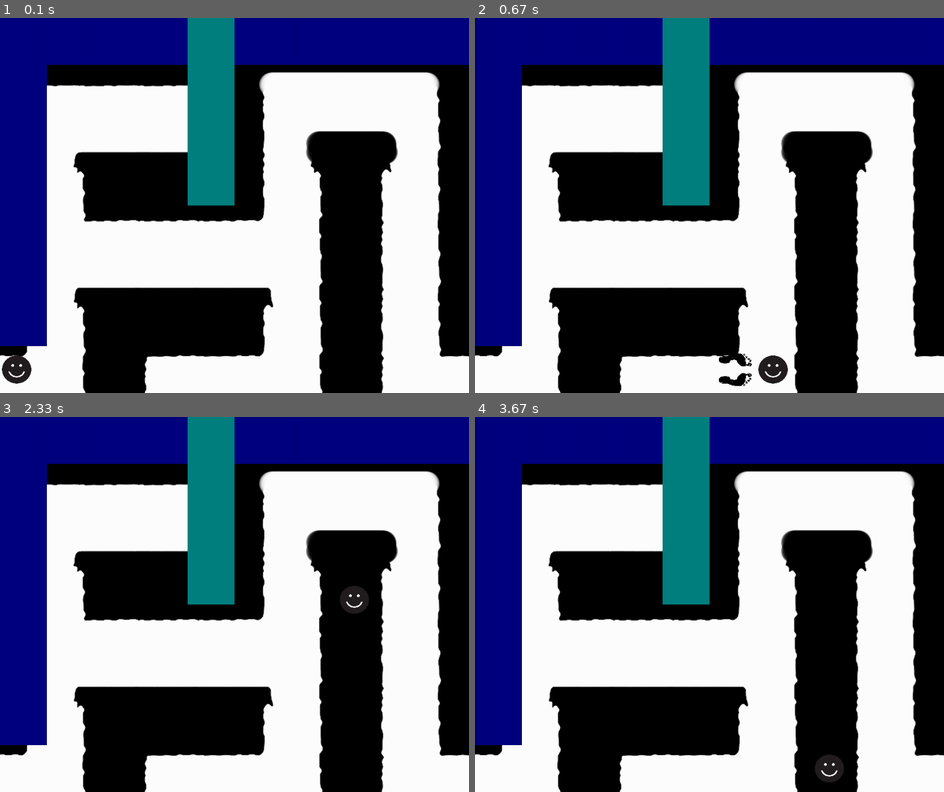
Above: before the commit, frames 1-4 (two rows, left to right).
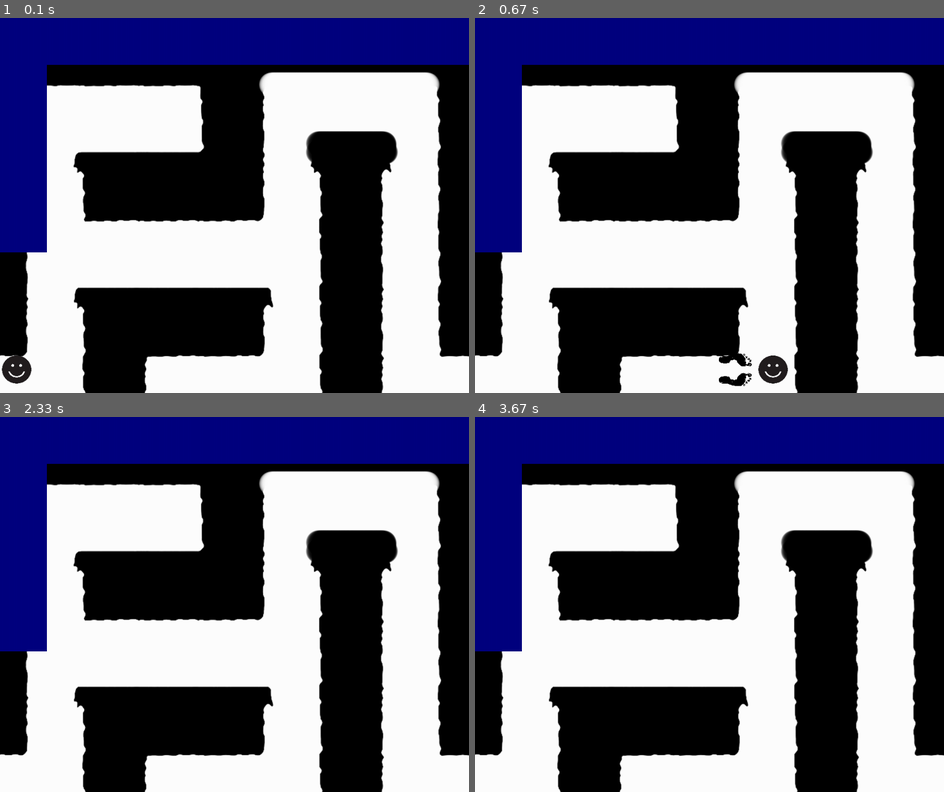
Above: after the commit, the same moments.

Repository: Davidmarmit/PyGame_Ex3
Game: pygame game, started from main.py
Two runs of this game, one before a commit and one after it. Both use one fixed random seed, a clock stepped at 60 frames per second and the inputs below.
Inputs:
- Up to frame 1 (0.1 s): no input
- Up to frame 2 (0.67 s): hold Right from 0.33 s (still down)
- Up to frame 3 (2.33 s): release Right at 0.8 s; hold Up 0.83-1.13 s; hold Right 1.17-1.63 s; hold Left 1.67-2.2 s; hold Down from 2.23 s (still down)
- Up to frame 4 (3.67 s): release Down at 2.53 s

The runs differ from the first frame. In frame 1, 7.5% of the frame differs, in the area x 0-50%, y 0-88%; in frame 2, 7.5%; in frame 3, 7.9%; in frame 4, 7.9%, in the area x 0-79%, y 0-98%.

Commit message:
IQA 01/03: errorCollide

Diff:
--- a/Obstacle.py
+++ b/Obstacle.py
@@ -2,9 +2,11 @@
 
 
 class Obstacle(pygame.sprite.Sprite):
-    def __init__(self, screen):
+    def __init__(self, screen, size_x, size_y):
         super().__init__()
+        self.wall = pygame.Surface((size_x, size_y))
+        self.wall.fill((0, 0, 128))
         self.screen = screen
-        self.rect = pygame.draw.rect(screen, (0, 0, 128), (0, 0, 10000, 100))
-        self.rect = pygame.draw.rect(screen, (0, 0, 128), (0, 0, 100, 700))
-        self.rect = pygame.draw.rect(screen, (0, 128, 128), (400, 0, 100, 400))
+        self.rect = self.wall.get_rect()
+        self.screen.blit(self.wall, (0, 0))
+        #pygame.draw.rect(screen, (0, 0, 128), (0, 0, size_x, size_y))
--- a/Player.py
+++ b/Player.py
@@ -11,17 +11,19 @@
         self.face = pygame.transform.scale(self.face, (70, 70))
         self.x = x
         self.y = y
+        self.obstacles = pygame.sprite.Group()
         self.load_player()
         self.footprints = []
+        self.rect = self.face.get_rect()
 
     def load_player(self):
+        self.set_background()
         self.screen.blit(self.face, (self.x, self.y))
         pygame.display.flip()
         pygame.display.update()
 
     def handle_keys(self):
         key = pygame.key.get_pressed()
-        dist = 1
         if key[pygame.K_LEFT]:
             self.set_background()
             self.x += 50
@@ -35,11 +37,12 @@
             self.x += 80
             self.screen.blit(self.face, (self.x, self.y))
         if key[pygame.K_UP]:
-            self.set_background()
-            self.y += 50
-            self.set_footprints(360)
-            self.y -= 80
-            self.screen.blit(self.face, (self.x, self.y))
+            if not self.collides_obstacle():
+                self.set_background()
+                self.y += 50
+                self.set_footprints(360)
+                self.y -= 80
+                self.screen.blit(self.face, (self.x, self.y))
 
         if key[pygame.K_DOWN]:
             self.set_background()
@@ -59,11 +62,26 @@
         background = pygame.image.load("images/mazeOK.png").convert_alpha()
         background = pygame.transform.scale(background, (1000, 1000))
         self.screen.blit(background, (0, 0))
-        obstacle = Obstacle(self.screen)
+        self.create_obstacles()
 
+    def create_obstacles(self):
+        # self.rect3 = pygame.draw.rect(screen, (0, 128, 128), (400, 0, 100, 400))
+        obstacle = Obstacle(self.screen, 10000, 100)
+        obstacle2 = Obstacle(self.screen, 100, 500)
+        self.obstacles.add(Obstacle(self.screen, 10000, 100))
+        self.obstacles.add(Obstacle(self.screen, 100, 500))
+
+    # surface fill get rect
     def collides_obstacle(self):
-        obstacle = Obstacle(self.screen)
+        collide = False
+        for obstacle in self.obstacles:
+            # if self.rect.colliderect(obstacle):
+            if pygame.sprite.spritecollideany(self, self.obstacles):
+                print("a")
+                collide = True
 
-        if pygame.sprite.spritecollide(self, obstacle, False):
-            return True
-        return False
+        return collide
+
+        # if pygame.sprite.spritecollide(self, self.obstacles, False):
+        #   return True
+        # return False
--- a/main.py
+++ b/main.py
@@ -20,7 +20,7 @@
 
     set_background()
     player = Player(screen, 0, 715)
-    obstacle = Obstacle(screen)
+
 
     icon = pygame.image.load("images/logo.png").convert_alpha()
     pygame.display.set_icon(icon)
